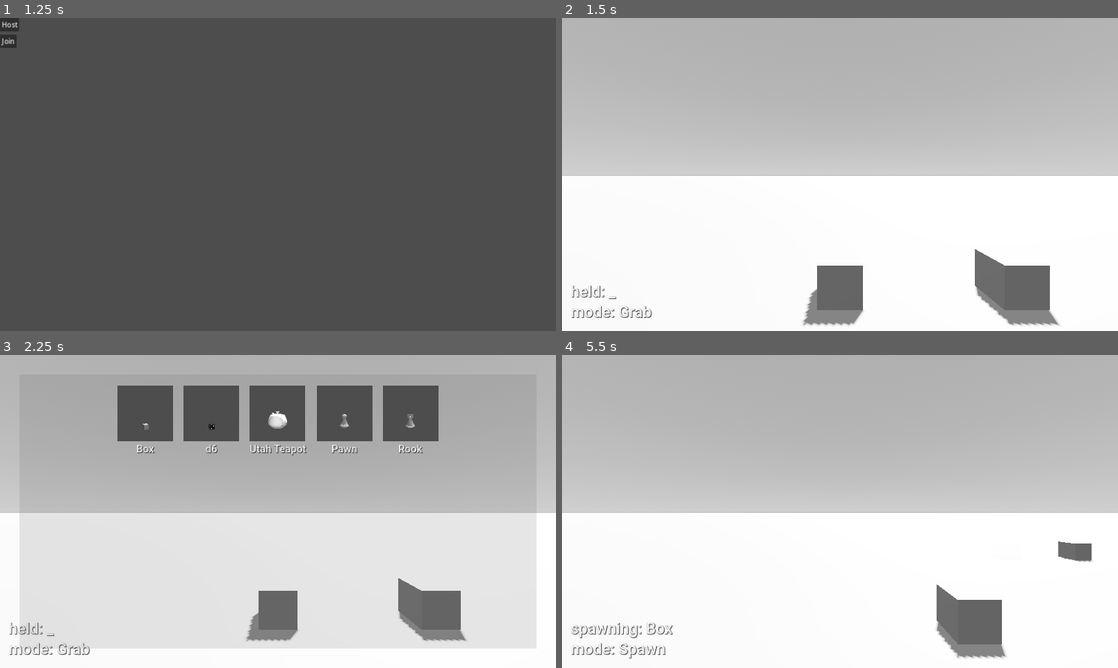
Above: before the commit, frames 1-4 (two rows, left to right).
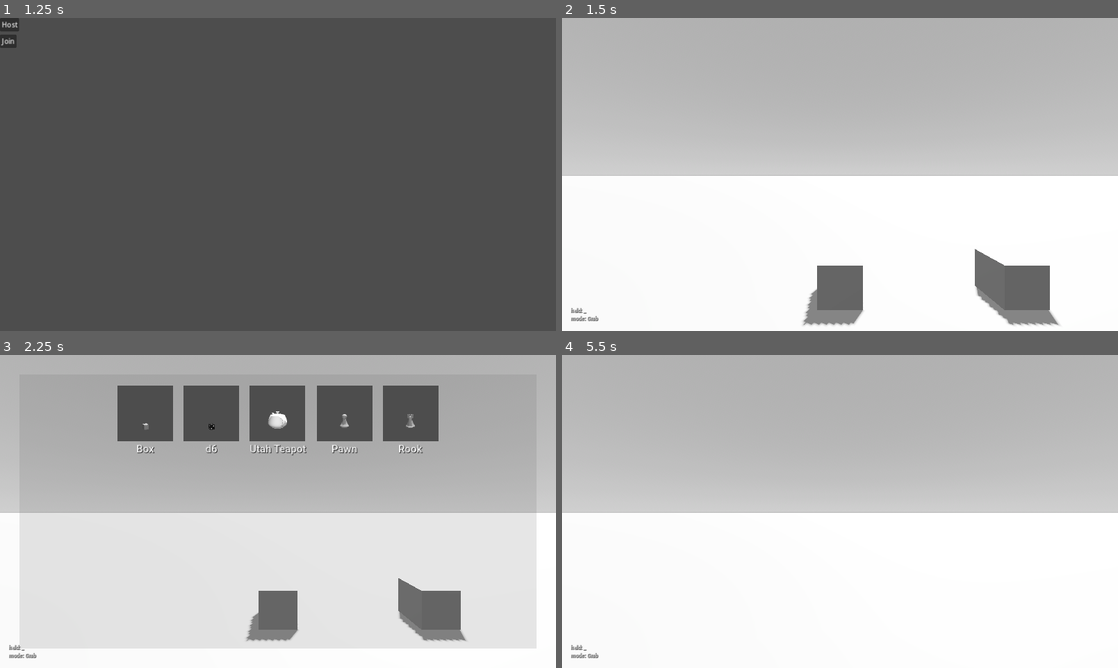
Above: after the commit, the same moments.

Repository: ktnlvr/table
Game: Godot game, scene res://scenes/base.tscn
Two runs of this game, one before a commit and one after it. Both use one fixed random seed, a clock stepped at 60 frames per second and the inputs below.
Inputs (mouse positions are in pixels of both pictures, inside the frame that each line leads up to):
- Up to frame 1 (1.25 s): tap Enter (Toggle Lock Height) at 0.5 s; move the mouse to (400, 158) at 0.52 s; press the mouse at (400, 158) at 0.53 s; hold D (Right) from 0.53 s (still down)
- Up to frame 2 (1.5 s): release D (Right) at 1.25 s; release the mouse at (962, 158) at 1.25 s; click "Host" at 1.25 s
- Up to frame 3 (2.25 s): tap Space at 2 s; move the mouse to (166, 527) at 2.02 s; hold S (Back) from 2.03 s (still down); tap Tab (Assets) at 2.1 s
- Up to frame 4 (5.5 s): click (728, 527) at 2.3 s; release S (Back) at 2.75 s; click (706, 414) at 2.77 s; tap Enter (Toggle Lock Height) at 3.5 s; move the mouse to (895, 442) at 3.52 s; hold D (Right) 3.53-4.28 s; hold Shift (Boost) 3.53-4.28 s; click (895, 442) at 3.8 s; move the mouse to (812, 574) at 4.27 s; hold W (Forward) 4.28-5.03 s; tap Middle mouse button (Copy) at 4.35 s; click (812, 574) at 4.55 s; move the mouse to (1006, 558) at 5.02 s; press the mouse at (1006, 558) at 5.03 s; hold A (Left) from 5.03 s (still down)

Frame 1 is identical in both runs. In frame 2, 0.4% of the frame differs, in the area x 1-17%, y 85-97%; in frame 3, 0.3%; in frame 4, 3.0%, in the area x 1-96%, y 59-98%.

Commit message:
Successfully cast a shape to select entities in the world

Diff:
--- a/project.godot
+++ b/project.godot
@@ -115,11 +115,6 @@
 "events": [Object(InputEventKey,"resource_local_to_scene":false,"resource_name":"","device":-1,"window_id":0,"alt_press …(190 unchanged characters)…
 ]
 }
-"Spawn Mode"={
-"deadzone": 0.5,
-"events": [Object(InputEventKey,"resource_local_to_scene":false,"resource_name":"","device":-1,"window_id":0,"alt_pressed":false,"shift_pressed":true,"ctrl_pressed":false,"meta_pressed":false,"pressed":false,"keycode":0,"physical_keycode":83,"key_label":0,"unicode":83,"location":0,"echo":false,"script":null)
-]
-}
 "Fallback Mode"={
 "deadzone": 0.5,
 "events": [Object(InputEventKey,"resource_local_to_scene":false,"resource_name":"","device":-1,"window_id":0,"alt_press …(195 unchanged characters)…
--- a/scenes/base.tscn
+++ b/scenes/base.tscn
@@ -48,7 +48,6 @@
 _miniature = ExtResource("3_y2gcw")
 
 [node name="Collider" type="CollisionShape3D" parent="Blue Boxes/Box"]
-visible = false
 shape = SubResource("BoxShape3D_3olws")
 
 [node name="Mesh" type="CSGMesh3D" parent="Blue Boxes/Box"]
--- a/scenes/prefabs/player.tscn
+++ b/scenes/prefabs/player.tscn
@@ -23,6 +23,14 @@
 shader_parameter/glow_amount = 8.341
 shader_parameter/flickering = 0.835
 
+[sub_resource type="StyleBoxFlat" id="StyleBoxFlat_u25eo"]
+bg_color = Color(0.6, 0.6, 0.6, 0)
+border_width_left = 4
+border_width_top = 4
+border_width_right = 4
+border_width_bottom = 4
+border_color = Color(0.95, 0.775833, 0, 1)
+
 [node name="Player" type="Node3D"]
 transform = Transform3D(1, 0, 0, 0, 1, 0, 0, 0, 1, 0, 3, 5)
 script = ExtResource("1_frclp")
@@ -42,7 +50,7 @@
 offset_bottom = -20.0
 grow_vertical = 2
 theme = ExtResource("3_dw5ud")
-theme_override_font_sizes/font_size = 36
+theme_override_font_sizes/font_size = 12
 text = "Hello, world!
 "
 vertical_alignment = 2
@@ -56,6 +64,12 @@
 
 [node name="Asset Library" parent="Camera/Canvas" instance=ExtResource("5_4oy2b")]
 visible = false
+
+[node name="Selection" type="Panel" parent="Camera/Canvas"]
+visible = false
+offset_right = 40.0
+offset_bottom = 40.0
+theme_override_styles/panel = SubResource("StyleBoxFlat_u25eo")
 
 [node name="Network Body" type="CSGSphere3D" parent="."]
 cast_shadow = 0
--- a/scripts/controls/Controller.gd
+++ b/scripts/controls/Controller.gd
@@ -4,6 +4,7 @@
 @onready var hover_label = $"Camera/Canvas/Hover Label"
 @onready var camera = $"Camera"
 @onready var asset_library = $"Camera/Canvas/Asset Library"
+@onready var selection = $Camera/Canvas/Selection
 
 const EPSILON = 0.000001
 
@@ -22,6 +23,7 @@
 	MODE_GRAB,
 	MODE_RULER,
 	MODE_SPAWN,
+	MODE_SELECT,
 	amount_of_modes
 }
 
@@ -48,6 +50,9 @@
 @export var SPAWN_OVERLAY_SHADER: ShaderMaterial = null
 const SPAWN_ROTATION_SPEED_DEG_PER_S = 720
 var spawn_rotation_deg = 0
+
+# MODE_SELECT
+var select_begin := Vector2.ZERO
 
 func try_grab(result):
 	if result:
@@ -164,11 +169,48 @@
 			preview.rotation
 		)
 
+func _process_select(dt, raycast):
+	var select_end = get_viewport().get_mouse_position()
+	var select_min = Vector2.ZERO
+	select_min.x = min(select_begin.x, select_end.x)
+	select_min.y = min(select_begin.y, select_begin.y)
+	var select_max = select_begin + select_end - select_min
+	var size = select_max - select_min
+	selection.position = select_min
+	selection.size = size
+
+	if Input.is_action_just_released("Do"):
+		var vertices = PackedVector3Array()
+		var positions = [
+			select_min,
+			select_max,
+			Vector2(select_min.x, select_max.y),
+			Vector2(select_max.x, select_min.y)
+		]
+
+		var points = PackedVector3Array()
+		for p in positions:
+			var v = camera.project_ray_normal(p)
+			var w = v * INTERACTION_RAY_LENGTH
+			points.push_back(v + camera.global_position)
+			points.push_back(w + camera.global_position)
+
+		var shape = ConvexPolygonShape3D.new()
+		shape.points = points
+
+		var space = get_world_3d().direct_space_state
+		var query := PhysicsShapeQueryParameters3D.new()
+		query.shape = shape
+		var result = space.intersect_shape(query, 128)
+		print(result)
+		_switch_to_mode(MODE_GRAB)
+
 func _process_mode(dt, raycast):
 	var lookup = {
 		MODE_GRAB: _process_grab,
 		MODE_RULER: _process_ruler,
 		MODE_SPAWN: _process_spawn,
+		MODE_SELECT: _process_select
 	}
 	lookup[mode].call(dt, raycast)
 
@@ -179,6 +221,8 @@
 		return "Ruler"
 	elif mode == MODE_SPAWN:
 		return "Spawn"
+	elif mode == MODE_SELECT:
+		return "Select"
 	return "?????"
 
 func _update_status_text():
@@ -198,6 +242,8 @@
 
 func _update_hover_text(result):
 	hover_label.text = ""
+	if mode == MODE_SELECT:
+		return
 	if not result or not (result['collider'] is Interactible):
 		return
 	if result['collider'] is RigidBody3D:
@@ -301,6 +347,10 @@
 				_handle_poke_freeze(target)
 
 func _switch_to_mode(new_mode):
+	selection.visible = false
+	if new_mode == MODE_SELECT:
+		select_begin = get_viewport().get_mouse_position()
+		selection.visible = true
 	$"Spawn Preview/Preview Mesh".mesh = null
 	mode = new_mode
 
@@ -309,8 +359,6 @@
 		_switch_to_mode(MODE_GRAB)
 	elif Input.is_action_just_pressed("Ruler Mode"):
 		_switch_to_mode(MODE_RULER)
-	elif Input.is_action_just_pressed("Spawn Mode"):
-		_switch_to_mode(MODE_SPAWN)
 
 func _display_ruler():
 	var a = $Ruler/A.global_position
@@ -352,6 +400,10 @@
 	if is_ruler_updating and is_ruler_valid:
 		sync_ruler.rpc($Ruler/A.global_position, $Ruler/B.global_position)
 
+func _handle_select_mode_switch():
+	if Input.is_key_pressed(KEY_SHIFT) and Input.is_action_just_pressed("Do"):
+		_switch_to_mode(MODE_SELECT)
+
 func _process(dt: float) -> void:
 	_reset_flags()
 	_display_ruler()
@@ -360,6 +412,7 @@
 	_toggle_asset_library()
 	if _is_asset_library_open():
 		return
+	_handle_select_mode_switch()
 	_handle_mode_switching()
 	_update_status_text()
 	_handle_toggles()
Not shown: 1 places in scenes/prefabs/player.tscn that only renumber resources
